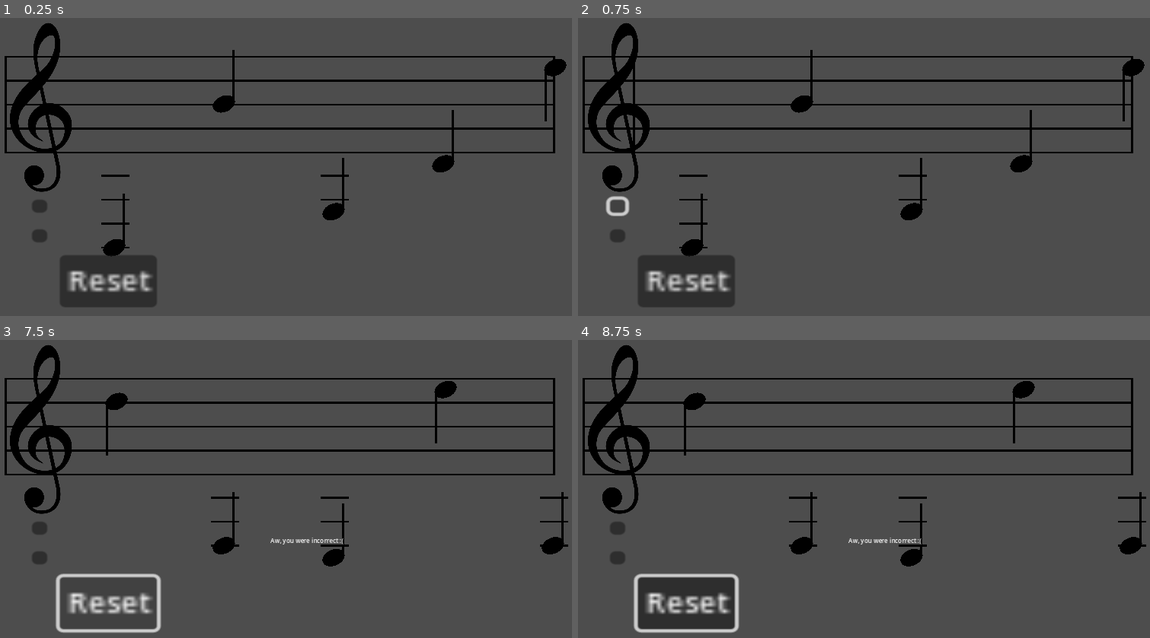
Above: before the commit, frames 1-4 (two rows, left to right).
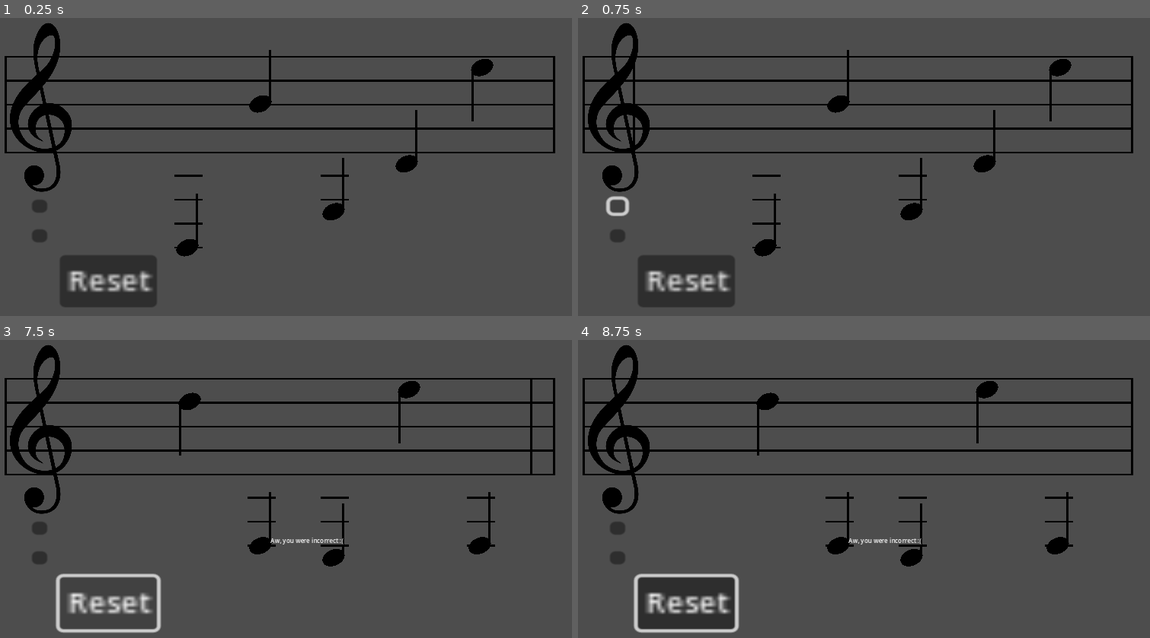
Above: after the commit, the same moments.

Repository: Sniggiho/COMP225-Reluna
Game: Godot game, scene res://Scenes/firstScene.tscn
The game is run twice, just before and just after one commit, with the same random seed, the same clock (stepped at 60 frames per second) and the same inputs.
Inputs (mouse positions are in pixels of both pictures, inside the frame that each line leads up to):
- Up to frame 1 (0.25 s): no input
- Up to frame 2 (0.75 s): click (618, 205) at 0.5 s
- Up to frame 3 (7.5 s): click (40, 527) at 1.25 s; click (114, 569) at 2.02 s; click (40, 557) at 2.75 s; click (114, 569) at 3.52 s; click (40, 557) at 4.25 s; click (114, 569) at 5.02 s; click (40, 527) at 5.75 s; click (40, 557) at 6.5 s; click "Reset" at 7.25 s
- Up to frame 4 (8.75 s): move the mouse to (978, 465) at 8.02 s

The runs differ from the first frame. In frame 1, 2.0% of the frame differs, in the area x 17-100%, y 10-81%; in frame 2, 2.0%; in frame 3, 2.2%, in the area x 18-100%, y 13-72%; in frame 4, 2.1%.

Commit message:
Modified dx in tune generate

Diff:
--- a/Project/Scenes/TuneCreator/TuneCreator.gd
+++ b/Project/Scenes/TuneCreator/TuneCreator.gd
@@ -90,6 +90,12 @@
 	var dx : float = 1.0 / (_numNotes-1)
 	dx = 1.0 / _numNotes
 
+	var pathMin = 0.2
+	var pathMax = 1
+	dx = (pathMax - pathMin) / (float) (_numNotes + 1)
+	_pathFollower.progress_ratio = pathMin
+	print("dx: ", dx)
+
 	for i in range(_numNotes):
 		_pathFollower.progress_ratio += dx
 		var note = _noteScene.instantiate()
